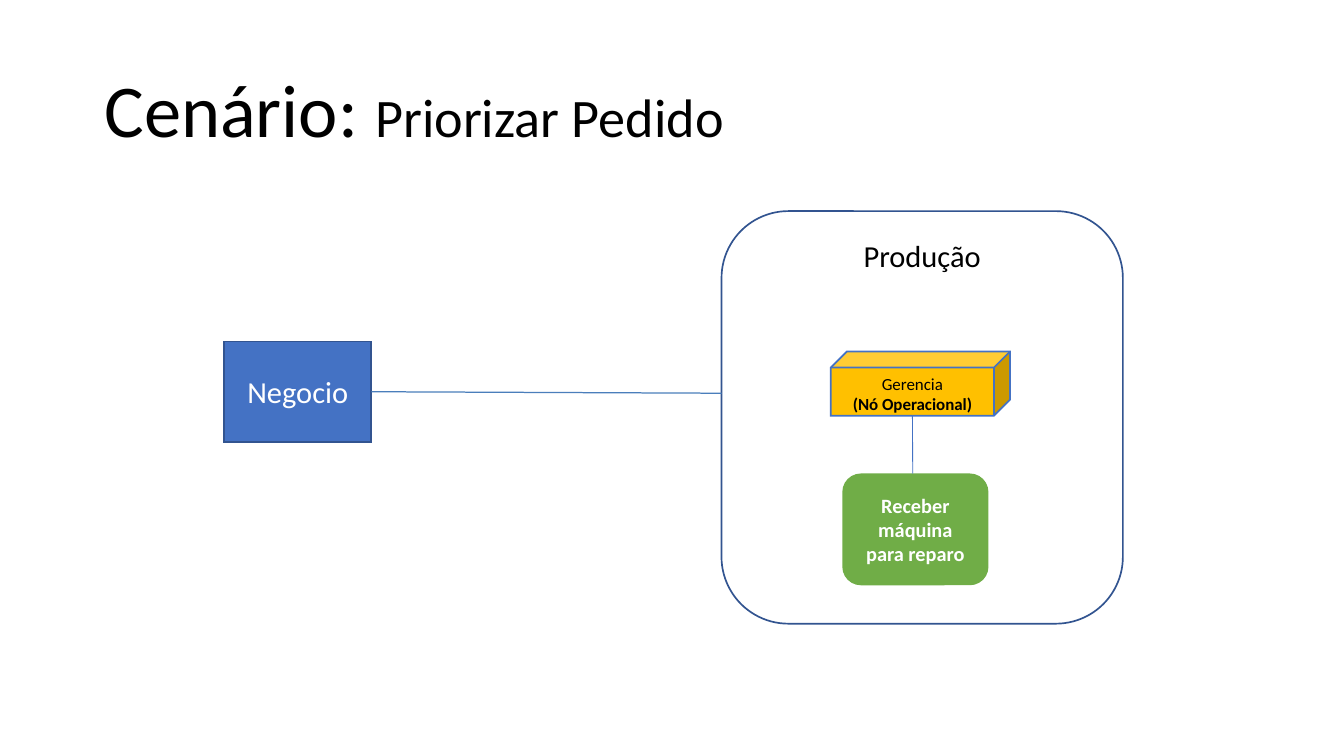
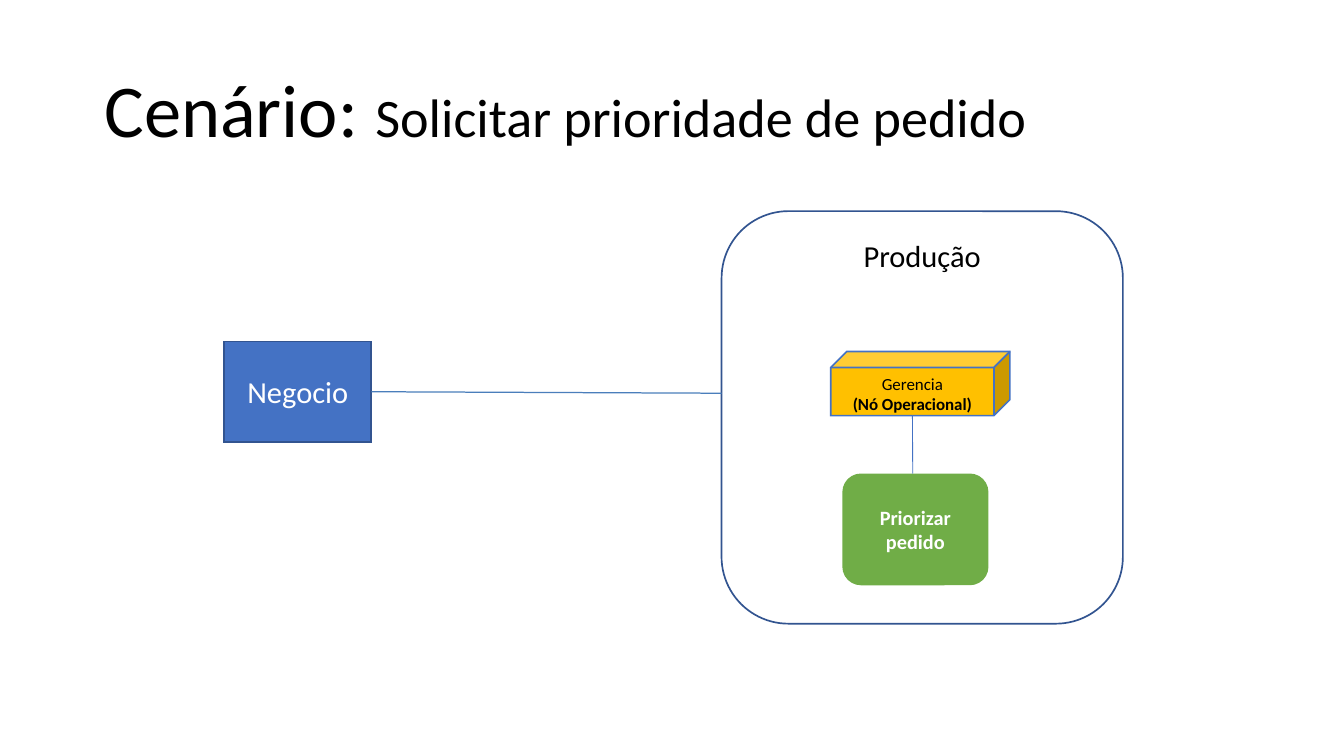
Before and after one commit to lmoraesImpacta/OPE, a slide deck: slide 3 of Artefatos/15-ArquiteturaDeNegocioParaCadaCenario.pptx. Drawn at 1344x756 pixels with LibreOffice and Linux fonts; fonts in the diff are those of the drawing. Boxes give left, top, right and bottom in pixels: in the first picture for what was removed or moved away, otherwise in the second. Text is boxed around its words. In the diff, an @@ line names an element or a change of style, - is before the commit and + after.

```diff
--- a/Artefatos/15-ArquiteturaDeNegocioParaCadaCenario.pptx
+++ b/Artefatos/15-ArquiteturaDeNegocioParaCadaCenario.pptx
@@ text at bbox=[104, 85, 1026, 146]: text changed @@
-Cenário: Priorizar Pedido
+Cenário: Solicitar prioridade de pedido
@@ text in rounded rectangle at bbox=[880, 511, 951, 552]: text changed @@
-Receber máquina para reparo
+Priorizar pedido
```
Also in this commit, not shown: 1 other slide changed, 2 other files.
